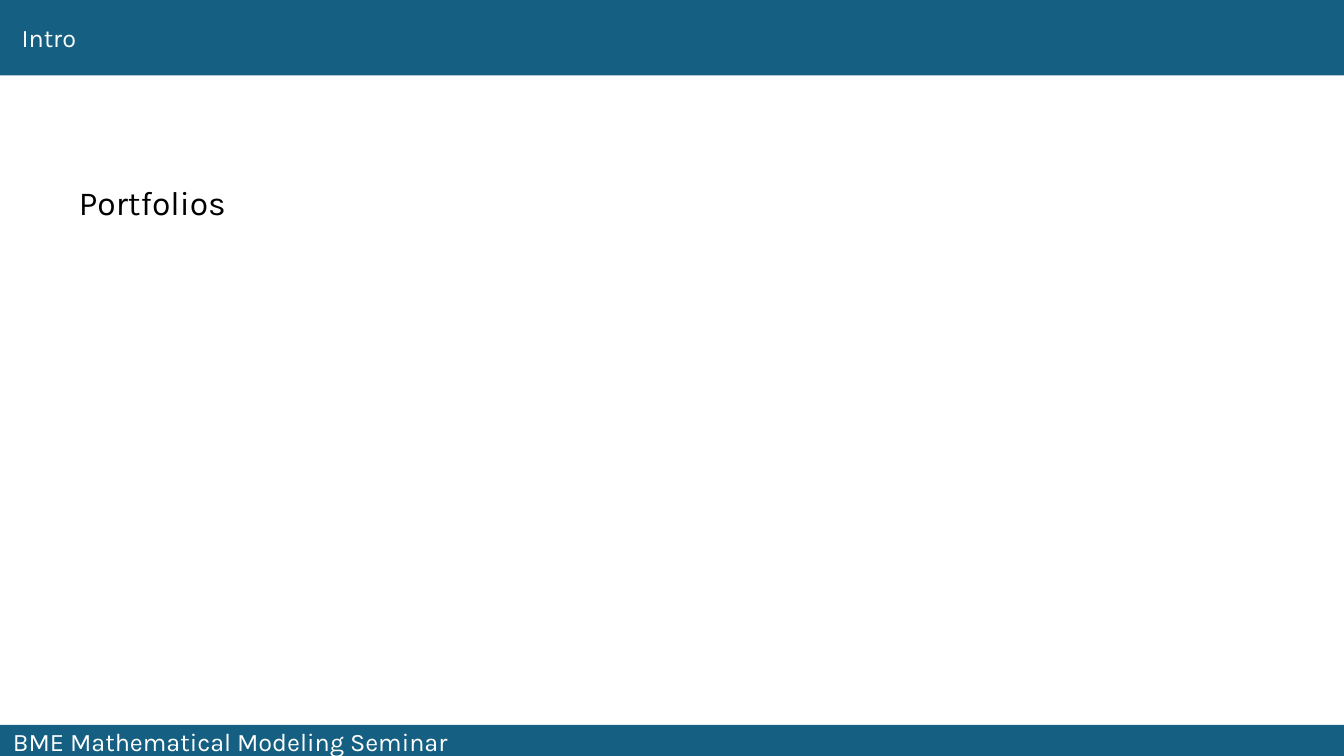
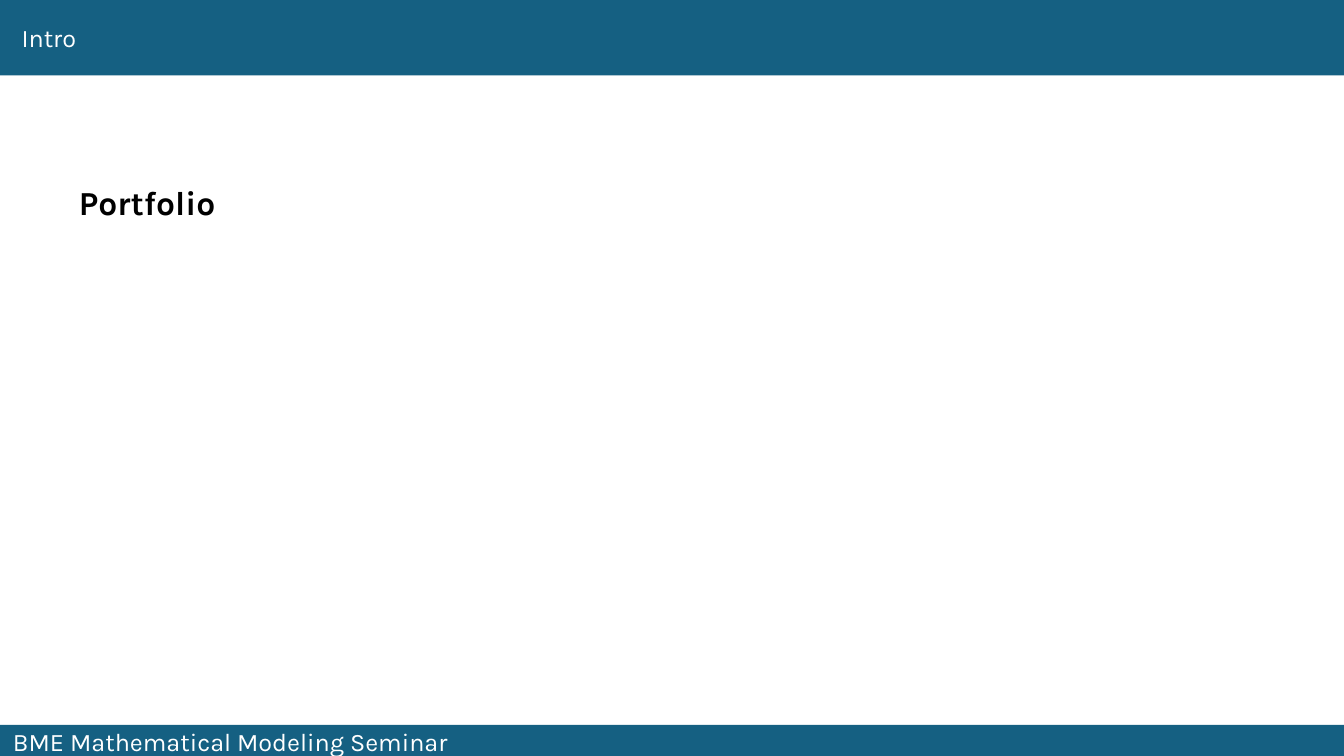
Before and after one commit to fij/btup, a slide deck: slide 9 of MMS_2024_09_10/Farkas_2024_09_10.pptx (slide 7 before the commit). Drawn at 1344x756 pixels with LibreOffice and Linux fonts; fonts in the diff are those of the drawing. Boxes give left, top, right and bottom in pixels: in the first picture for what was removed or moved away, otherwise in the second. Text is boxed around its words. In the diff, an @@ line names an element or a change of style, - is before the commit and + after.

```diff
--- a/MMS_2024_09_10/Farkas_2024_09_10.pptx
+++ b/MMS_2024_09_10/Farkas_2024_09_10.pptx
@@ text at (x1=79, y1=191, x2=216, y2=216): text changed; bold on @@
-Portfolios
+Portfolio
```
Also in this commit, not shown: 2 other slides changed, 3 slides added, 1 slide removed.
